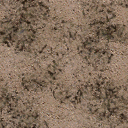
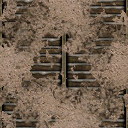
Revision of a layered 128 x 128 image; what changed, layer by layer:
showed group "y" (1 layers) over bbox(0, 0, 128, 128)
